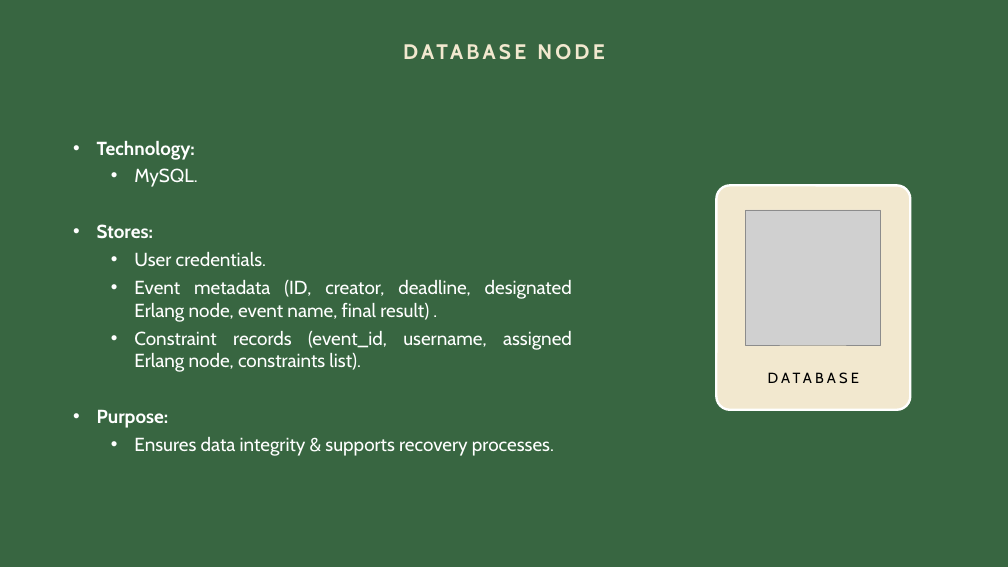
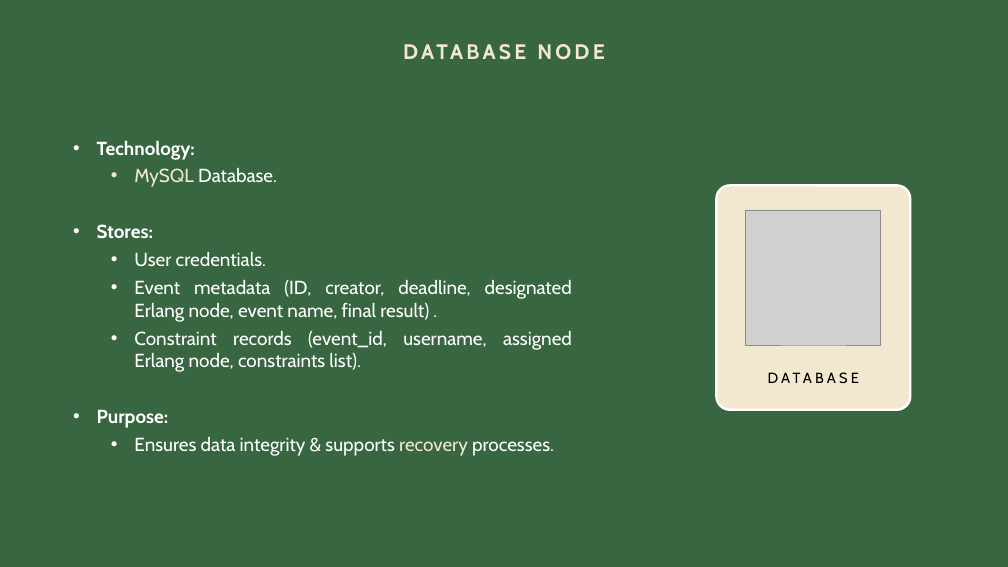
Before and after one commit to aleasca99/DSMT_project, a slide deck: slide 13 of Slides/Slides.pptx. Drawn at 1008x567 pixels with LibreOffice and Linux fonts; fonts in the diff are those of the drawing; grey boxes stand for pictures. Boxes give left, top, right and bottom in pixels: in the first picture for what was removed or moved away, otherwise in the second. Text is boxed around its words. In the diff, an @@ line names an element or a change of style, - is before the commit and + after.

```diff
--- a/Slides/Slides.pptx
+++ b/Slides/Slides.pptx
@@ text at bbox=[134, 168, 277, 187]: text changed @@
-  • MySQL.
+  • MySQL Database.
@@ text at bbox=[134, 437, 554, 456]: text colour #FFFFFF to #F2E8CF in "recovery" @@
```
Also in this commit, not shown: 8 other slides changed, 3 other files.
